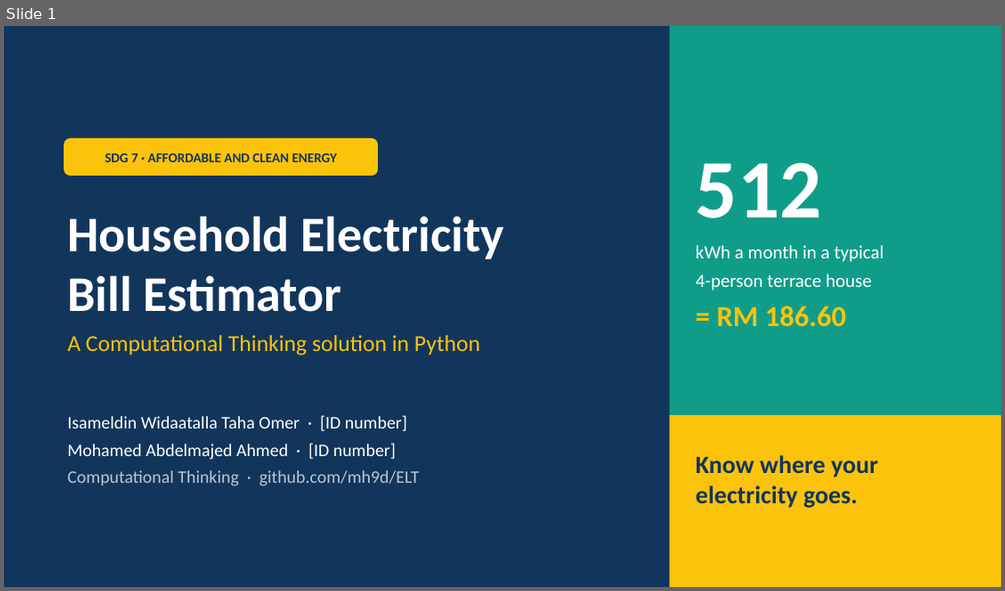
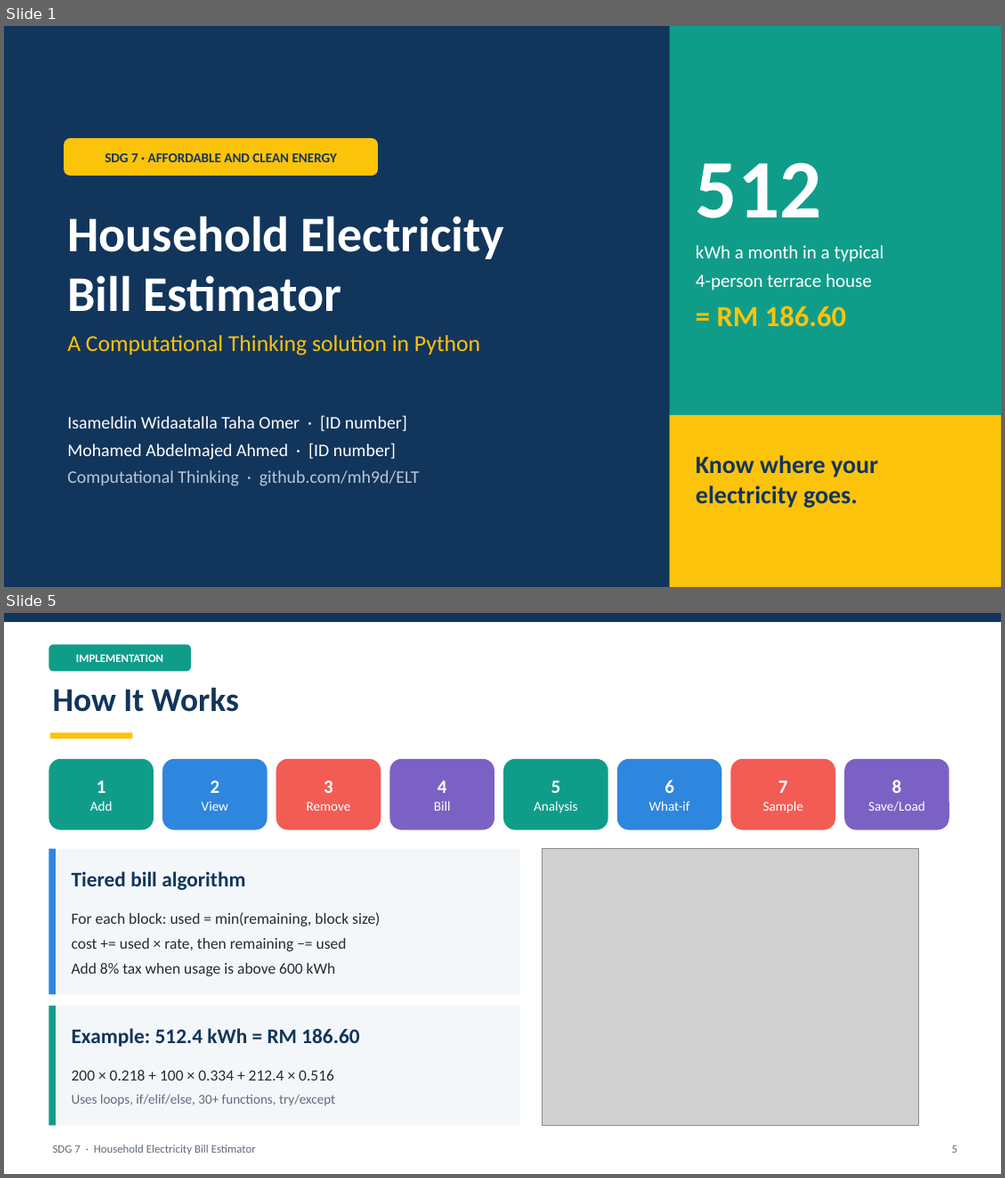
Before and after one commit to mh9d/ELT, a slide deck: docs/Slides_SDG7_Electricity_Bill_Estimator.pptx. Shown one above the other, each under a label of ours: slide 1 before the commit, slides 1 and 5 after it; the slides between them are not shown. The pictures are 1005x591 and 1005x1178 pixels, drawn with LibreOffice and Linux fonts; fonts in the diff are those of the drawing; grey boxes stand for pictures. Boxes give left, top, right and bottom in pixels: in the first picture for what was removed or moved away, otherwise in the second. Text is boxed around its words. In the diff, an @@ line names an element or a change of style, - is before the commit and + after.

```diff
--- a/docs/Slides_SDG7_Electricity_Bill_Estimator.pptx
+++ b/docs/Slides_SDG7_Electricity_Bill_Estimator.pptx
@@ slide 5 added at (4,613,1001,1174), background #FFFFFF @@
@@ rectangle added at (4,613,1001,622), fill #12355B @@
@@ rounded rectangle added at (48,644,191,672), fill #0F9D8A, 11 pt, text #FFFFFF, bold @@
+IMPLEMENTATION
@@ text added at (53,687,239,712), 32 pt, text #12355B, bold @@
+How It Works
@@ rectangle added at (50,732,133,738), fill #FCC30B @@
@@ rounded rectangle added at (48,759,154,830), fill #0F9D8A, 13 pt, text #FFFFFF @@
+1
+Add
@@ rounded rectangle added at (162,759,267,830), fill #2E86DE, 13 pt, text #FFFFFF @@
+2
+View
@@ rounded rectangle added at (276,759,380,830), fill #F25C54, 13 pt, text #FFFFFF @@
+3
+Remove
@@ rounded rectangle added at (390,759,494,830), fill #7B61C4, 13 pt, text #FFFFFF @@
+4
+Bill
@@ rounded rectangle added at (503,759,608,830), fill #0F9D8A, 13 pt, text #FFFFFF @@
+5
+Analysis
@@ rounded rectangle added at (617,759,722,830), fill #2E86DE, 13 pt, text #FFFFFF @@
+6
+What-if
@@ rounded rectangle added at (731,759,835,830), fill #F25C54, 13 pt, text #FFFFFF @@
+7
+Sample
@@ rounded rectangle added at (844,759,949,830), fill #7B61C4, 13 pt, text #FFFFFF @@
+8
+Save/Load
@@ rectangle added at (48,849,520,995), fill #F4F7FA @@
@@ rectangle added at (48,849,56,995), fill #2E86DE @@
@@ picture added at (542,849,919,1126) @@
@@ text added at (72,871,245,890), 20 pt, text #12355B, bold @@
+Tiered bill algorithm
@@ text added at (72,912,380,976), 15 pt, text #222B36 @@
+For each block: used = min(remaining, block size)
+cost += used × rate, then remaining −= used
+Add 8% tax when usage is above 600 kWh
@@ rectangle added at (48,1005,520,1126), fill #F4F7FA @@
@@ rectangle added at (48,1005,56,1126), fill #0F9D8A @@
@@ text added at (72,1028,359,1046), 20 pt, text #12355B, bold @@
+Example: 512.4 kWh = RM 186.60
@@ text added at (72,1070,335,1106), 13 pt, text #5F6B7A @@
+200 × 0.218 + 100 × 0.334 + 212.4 × 0.516
+Uses loops, if/elif/else, 30+ functions, try/except
@@ text added at (53,1144,256,1154), 11 pt, text #5F6B7A @@
+SDG 7 · Household Electricity Bill Estimator
@@ text added at (952,1145,957,1152), 11 pt, text #5F6B7A @@
+5
```
Also in this commit, not shown: 3 slides changed, 3 other slides added, 15 slides removed, 1 other file.
